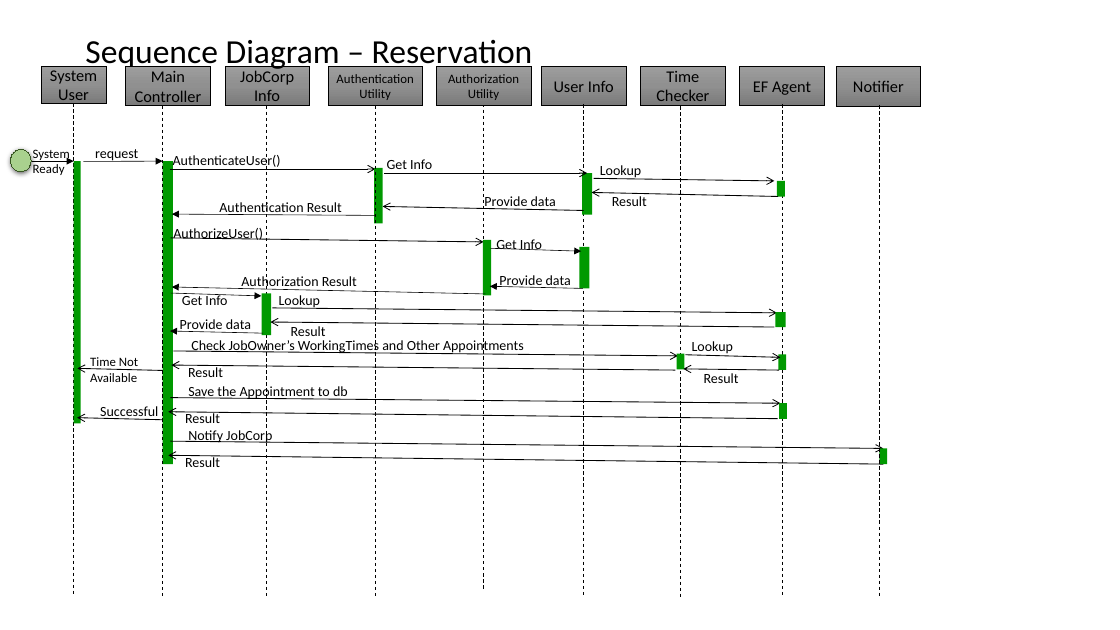
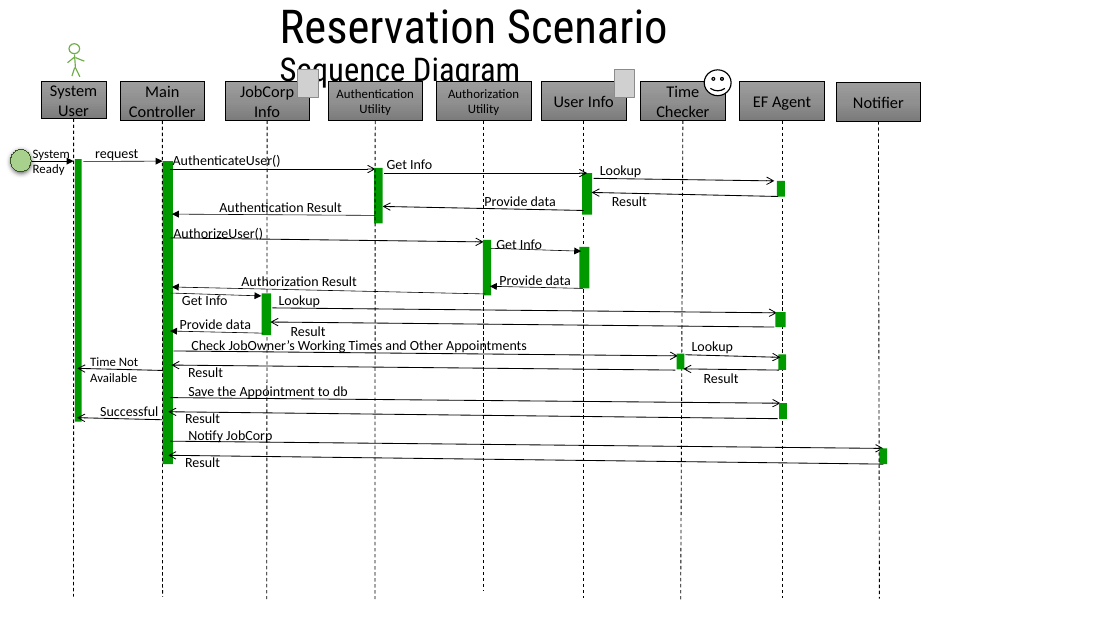
Before and after one commit to sinaebrahimi/Appointer, a slide deck: slide 11 of Diagrams.pptx. Drawn at 1120x630 pixels with LibreOffice and Linux fonts; fonts in the diff are those of the drawing; grey boxes stand for pictures. Boxes give left, top, right and bottom in pixels: in the first picture for what was removed or moved away, otherwise in the second. Text is boxed around its words. In the diff, an @@ line names an element or a change of style, - is before the commit and + after.

```diff
--- a/Diagrams.pptx
+++ b/Diagrams.pptx
@@ title at [280, 9, 668, 89]: text changed; size 28.8 to 40 pt; font Calibri to Roboto Condensed @@
-Sequence Diagram – Reservation
+Reservation Scenario Sequence Diagram
@@ line added from (75, 57) to (67, 63), #70AD47 1 pt @@
@@ ellipse added at [69, 44, 80, 54], fill #FFFFFF, outline #70AD47 1 pt @@
@@ line added from (75, 55) to (76, 68), #70AD47 1 pt @@
@@ line added from (76, 58) to (84, 61), #70AD47 1 pt @@
@@ line added from (75, 68) to (72, 76), #70AD47 1 pt @@
@@ line added from (75, 67) to (80, 76), #70AD47 1 pt @@
@@ rectangle "Main Controller": place and size @@
-rectangle "Main Controller" at [126, 66, 211, 106]
+rectangle "Main Controller" at [120, 82, 205, 121]
@@ picture added at [297, 70, 318, 97] @@
@@ picture added at [614, 70, 634, 97] @@
@@ smiley face added at [704, 70, 731, 96], fill #FFFFFF, outline #000000 1 pt @@
@@ 8 rectangles: place and size @@
-8 rectangles at [41, 66, 921, 107]
+8 rectangles at [41, 82, 921, 122]
@@ line moved from (74, 103) - (74, 597) to (74, 118) - (74, 597) @@
@@ line moved from (163, 106) - (163, 599) to (162, 121) - (163, 597) @@
@@ line moved from (267, 106) - (267, 599) to (267, 121) - (267, 599) @@
@@ line moved from (375, 106) - (375, 599) to (376, 121) - (375, 599) @@
@@ line moved from (484, 97) - (484, 592) to (484, 121) - (484, 592) @@
@@ line moved from (584, 104) - (584, 598) to (584, 121) - (584, 598) @@
@@ line moved from (681, 106) - (681, 600) to (683, 121) - (681, 600) @@
@@ line moved from (782, 104) - (782, 598) to (782, 121) - (782, 598) @@
@@ line moved from (880, 105) - (880, 599) to (879, 121) - (880, 599) @@
@@ text at [191, 338, 527, 354]: spaces changed @@
-Check JobOwner’s WorkingTimes and Other Appointments
+Check JobOwner’s Working Times and Other Appointments
```
Also in this commit, not shown: 4 other files.
